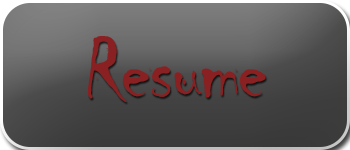
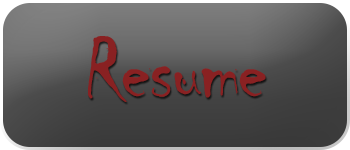
Layers edited between the first and the second 350px x 150px image:
pixels changed over [0, 0, 350, 150] (layer not identified)
